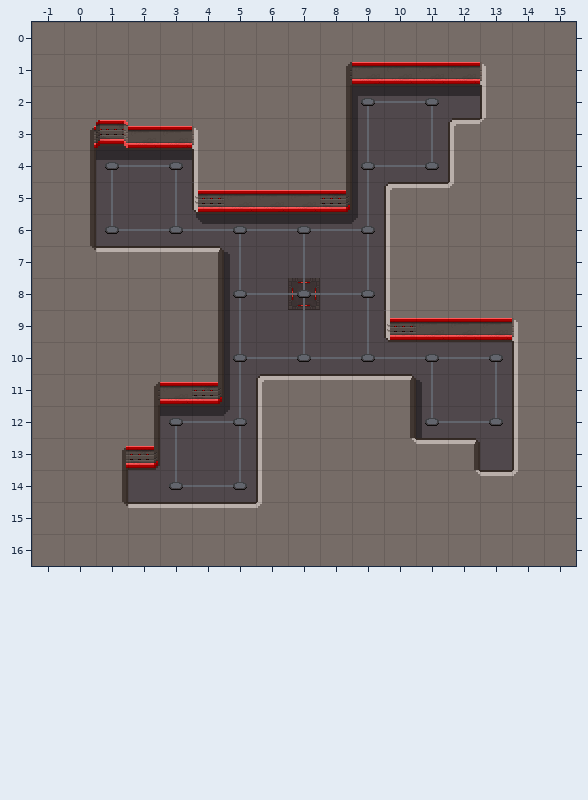
Tiled map -- cocos/Code/assets/resources/map/map_3-2-H-3.tmx. The picture above is the old version.
Cells are 32x32 px. Shown: x -1..15, y 0..16. The old version is drawn lined up with the new one.
And afterwards:
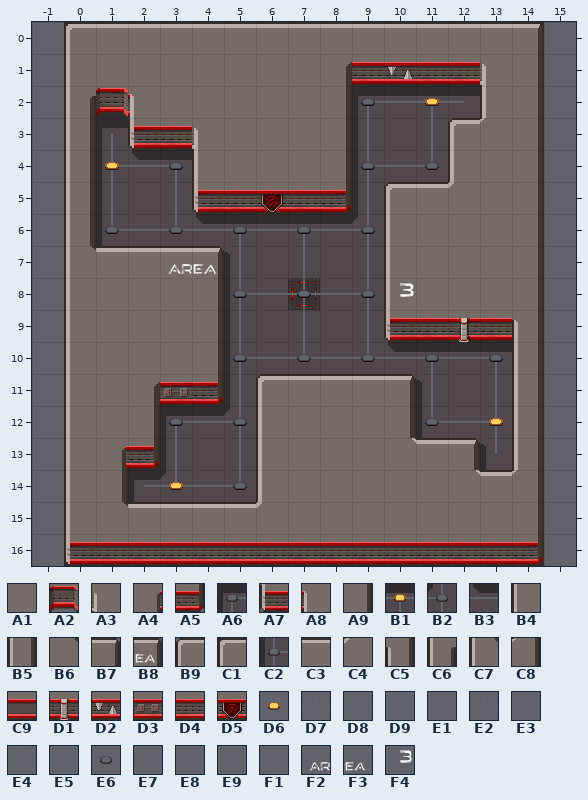
Key: from "alien_spaceship_tileset2": A1 0, A2 2, A3 3, A4 10, A5 11, A6 12, A7 13, A8 14, A9 20, B1 21, B2 22, B3 23, B4 24, B5 27, B6 30, B7 31, B8 32, B9 33, C1 35, C2 42, C3 52, C4 53, C5 61, C6 62, C7 71, C8 72, C9 100, D1 104, D2 105, D3 107, D4 110, D5 115, D6 157, D7 158, D8 158 turned 180, D9 158 turned 270, E1 158 turned 90, E2 159, E3 159 turned 180, E4 159 turned 270, E5 159 turned 90, E6 167, E7 169, E8 169 turned 180, E9 169 turned 270, F1 169 turned 90; from "scifi_tileset_01": F2 150, F3 151, F4 155.
__ is an empty cell, ## one hidden under a higher layer, .. an unchanged one.
Tiles of an added or newly shown layer are drawn over the layers below it.
See-through tiles are keyed as they look on the map.
Diff:
map size 17x17 -> 15x17 cells (old content now starts at -1,0; both pictures use the new coordinates)
--- layer "floor"
@@ x -1..15 @@
- 0 ## .. .. .. .. .. .. .. .. .. .. .. .. .. .. .. ##
- 1 ## .. .. .. .. .. .. .. .. .. .. .. .. .. .. .. ##
- 2 ## .. .. .. .. .. .. .. .. .. .. .. .. .. .. .. ##
- 3 ## .. .. .. .. .. .. .. .. .. .. .. .. .. .. .. ##
- 4 ## .. .. .. .. .. .. .. .. .. .. .. .. .. .. .. ##
- 5 ## .. .. .. .. .. .. .. .. .. .. .. .. .. .. .. ##
- 6 ## .. .. .. .. .. .. .. .. .. .. .. .. .. .. .. ##
- 7 ## .. .. .. .. .. .. .. .. .. .. .. .. .. .. .. ##
- 8 ## .. .. .. .. .. .. .. .. .. .. .. .. .. .. .. ##
- 9 ## .. .. .. .. .. .. .. .. .. .. .. .. .. .. .. ##
-10 ## .. .. .. .. .. .. .. .. .. .. .. .. .. .. .. ##
-11 ## .. .. .. .. .. .. .. .. .. .. .. .. .. .. .. ##
-12 ## .. .. .. .. .. .. .. .. .. .. .. .. .. .. .. ##
-13 ## .. .. .. .. .. .. .. .. .. .. .. .. .. .. .. ##
-14 ## .. .. .. .. .. .. .. .. .. .. .. .. .. .. .. ##
-15 ## .. .. .. .. .. .. .. .. .. .. .. .. .. .. .. ##
-16 ## .. .. .. .. .. .. .. .. .. .. .. .. .. .. .. ##
+ 0 __ .. .. .. .. .. .. .. .. .. .. .. .. .. .. .. __
+ 1 __ .. .. .. .. .. .. .. .. .. .. .. .. .. .. .. __
+ 2 __ .. .. .. .. .. .. .. .. .. .. .. .. .. .. .. __
+ 3 __ .. .. .. .. .. .. .. .. .. .. .. .. .. .. .. __
+ 4 __ .. .. .. .. .. .. .. .. .. .. .. .. .. .. .. __
+ 5 __ .. .. .. .. .. .. .. .. .. .. .. .. .. .. .. __
+ 6 __ .. .. .. .. .. .. .. .. .. .. .. .. .. .. .. __
+ 7 __ .. .. .. .. .. .. .. .. .. .. .. .. .. .. .. __
+ 8 __ .. .. .. .. .. .. .. .. .. .. .. .. .. .. .. __
+ 9 __ .. .. .. .. .. .. .. .. .. .. .. .. .. .. .. __
+10 __ .. .. .. .. .. .. .. .. .. .. .. .. .. .. .. __
+11 __ .. .. .. .. .. .. .. .. .. .. .. .. .. .. .. __
+12 __ .. .. .. .. .. .. .. .. .. .. .. .. .. .. .. __
+13 __ .. .. .. .. .. .. .. .. .. .. .. .. .. .. .. __
+14 __ .. .. .. .. .. .. .. .. .. .. .. .. .. .. .. __
+15 __ .. .. .. .. .. .. .. .. .. .. .. .. .. .. .. __
+16 __ .. .. .. .. .. .. .. .. .. .. .. .. .. .. .. __
--- layer "shadow"
@@ x 0..14 @@
- 0 __ .. .. .. .. .. .. .. .. .. .. .. .. .. __
+ 0 C1 .. .. .. .. .. .. .. .. .. .. .. .. .. C1
@@ x 1..2 @@
- 2 __ ..
- 3 C1 ..
- 4 B1 B1
- 5 __ ..
- 6 __ ..
+ 2 C1 ..
+ 3 A6 ..
+ 4 C2 B3
+ 5 C2 ..
+ 6 C2 ..
@@ x 10..13 @@
-10 __ __ __ __
+10 B3 B1 B1 B1
@@ x 2..13 @@
-12 .. B1 .. .. .. .. .. .. .. .. .. ..
-13 .. __ .. .. .. .. .. .. .. .. .. __
-14 __ __ .. .. .. .. .. .. .. .. .. ..
+12 .. A6 .. .. .. .. .. .. .. .. .. ..
+13 .. C2 .. .. .. .. .. .. .. .. .. B8
+14 A6 B2 .. .. .. .. .. .. .. .. .. ..
@@ x 0..14 @@
-16 __ .. .. .. .. .. .. .. .. .. .. .. .. .. __
+16 C1 .. .. .. .. .. .. .. .. .. .. .. .. .. C1
--- layer "wall"
@@ x -1..15 @@
- 0 A1 A1 A1 A1 A1 A1 A1 A1 A1 A1 A1 A1 A1 A1 A1 A1 A1
- 1 A1 A1 .. .. .. .. .. .. .. .. C9 C9 C9 C9 .. A1 A1
- 2 A1 A1 A1 A1 .. .. .. .. .. .. .. .. .. .. .. A1 A1
- 3 A1 A4 A2 C9 C9 .. .. .. .. .. .. .. .. .. .. A1 A1
- 4 A1 A9 .. .. .. .. .. .. .. .. .. .. .. .. .. A1 A1
- 5 A1 A9 .. .. .. .. C9 C9 C9 .. .. .. .. .. .. A1 A1
- 6 A1 A9 .. .. .. .. .. .. .. .. .. .. .. .. .. A1 A1
- 7 A1 B6 .. .. .. .. .. .. .. .. .. .. .. .. .. A1 A1
- 8 A1 A1 .. .. .. .. .. .. .. .. .. .. .. .. .. A1 A1
- 9 A1 A1 .. .. .. .. .. .. .. .. .. .. C9 C9 C9 A3 A1
-10 A1 A1 .. .. .. .. .. .. .. .. .. .. .. .. .. B4 A1
-11 A1 A1 .. .. C9 .. .. .. .. .. .. .. .. .. .. B4 A1
-12 A1 A1 .. .. .. .. .. .. .. .. .. .. .. .. .. B4 A1
-13 A1 A1 .. .. .. .. .. .. .. .. .. .. .. .. .. B4 A1
-14 A1 A1 .. .. .. .. .. .. .. .. .. .. .. .. .. C4 A1
-15 A1 A1 .. .. .. .. .. .. .. .. .. .. .. .. .. A1 A1
-16 A1 A1 A1 A1 A1 A1 A1 A1 A1 A1 A1 A1 A1 A1 A1 A1 A1
+ 0 __ B9 C3 C3 C3 C3 C3 C3 C3 C3 C3 C3 C3 C3 C3 B7 __
+ 1 __ B4 .. .. .. .. .. .. .. .. D4 D2 D4 D4 .. A9 __
+ 2 __ C6 A2 A8 .. .. .. .. .. .. .. .. .. .. .. A9 __
+ 3 __ B5 __ A7 D4 .. .. .. .. .. .. .. .. .. .. A9 __
+ 4 __ B5 .. .. .. .. .. .. .. .. .. .. .. .. .. A9 __
+ 5 __ B5 .. .. .. .. D4 D5 D4 .. .. .. .. .. .. A9 __
+ 6 __ B5 .. .. .. .. .. .. .. .. .. .. .. .. .. A9 __
+ 7 __ C7 .. .. .. .. .. .. .. .. .. .. .. .. .. A9 __
+ 8 __ B4 .. .. .. .. .. .. .. .. .. .. .. .. .. A9 __
+ 9 __ B4 .. .. .. .. .. .. .. .. .. .. D4 D1 D4 C5 __
+10 __ B4 .. .. .. .. .. .. .. .. .. .. .. .. .. B5 __
+11 __ B4 .. .. D3 .. .. .. .. .. .. .. .. .. .. B5 __
+12 __ B4 .. .. .. .. .. .. .. .. .. .. .. .. .. B5 __
+13 __ B4 .. .. .. .. .. .. .. .. .. .. .. .. .. B5 __
+14 __ B4 .. .. .. .. .. .. .. .. .. .. .. .. .. C8 __
+15 __ B4 .. .. .. .. .. .. .. .. .. .. .. .. .. A9 __
+16 __ A7 D4 D4 D4 D4 D4 D4 D4 D4 D4 D4 D4 D4 D4 A5 __
--- layer "p" (added)
@@ x 3..10 @@
- 7 __ __ .. .. .. .. .. ..
- 8 .. .. .. .. .. .. .. __
+ 7 F2 F3 .. .. .. .. .. ..
+ 8 .. .. .. .. .. .. .. F4
--- layer "line"
@@ x 1..12 @@
- 2 .. .. .. .. .. .. .. .. .. .. E3 __
- 3 __ .. .. .. .. .. .. .. .. .. .. ..
- 4 E5 .. .. .. .. .. .. .. .. .. .. ..
+ 2 .. .. .. .. .. .. .. .. .. .. D8 E8
+ 3 F1 .. .. .. .. .. .. .. .. .. .. ..
+ 4 E1 .. .. .. .. .. .. .. .. .. .. ..
@@ x 2..13 @@
-12 .. .. .. .. .. .. .. .. .. .. .. E4
-13 .. .. .. .. .. .. .. .. .. .. .. __
-14 __ E2 .. .. .. .. .. .. .. .. .. ..
+12 .. .. .. .. .. .. .. .. .. .. .. D9
+13 .. .. .. .. .. .. .. .. .. .. .. E9
+14 E7 D7 .. .. .. .. .. .. .. .. .. ..
--- layer "point"
@@ x 11..11 @@
- 2 E6
+ 2 D6
@@ x 1..1 @@
- 4 E6
+ 4 D6
@@ x 13..13 @@
-12 E6
+12 D6
@@ x 3..3 @@
-14 E6
+14 D6
Pixel boxes of the changes (left, top, right, bottom) in both pictures:
changed: (32, 22, 576, 566)
